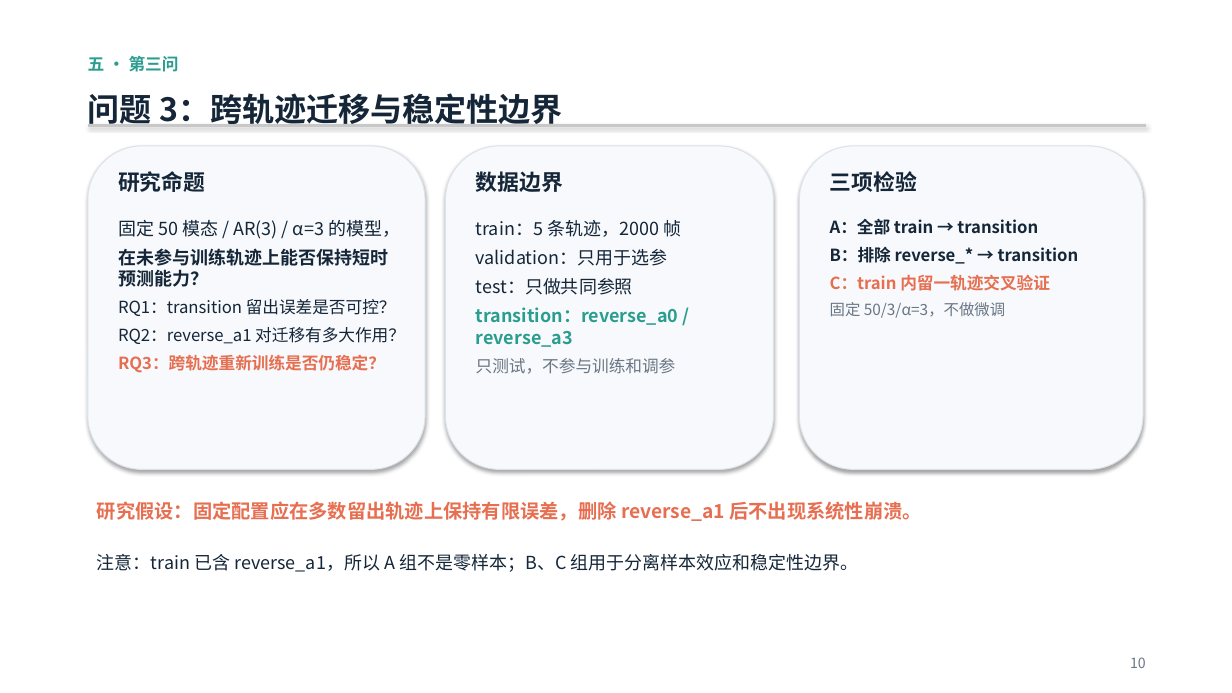
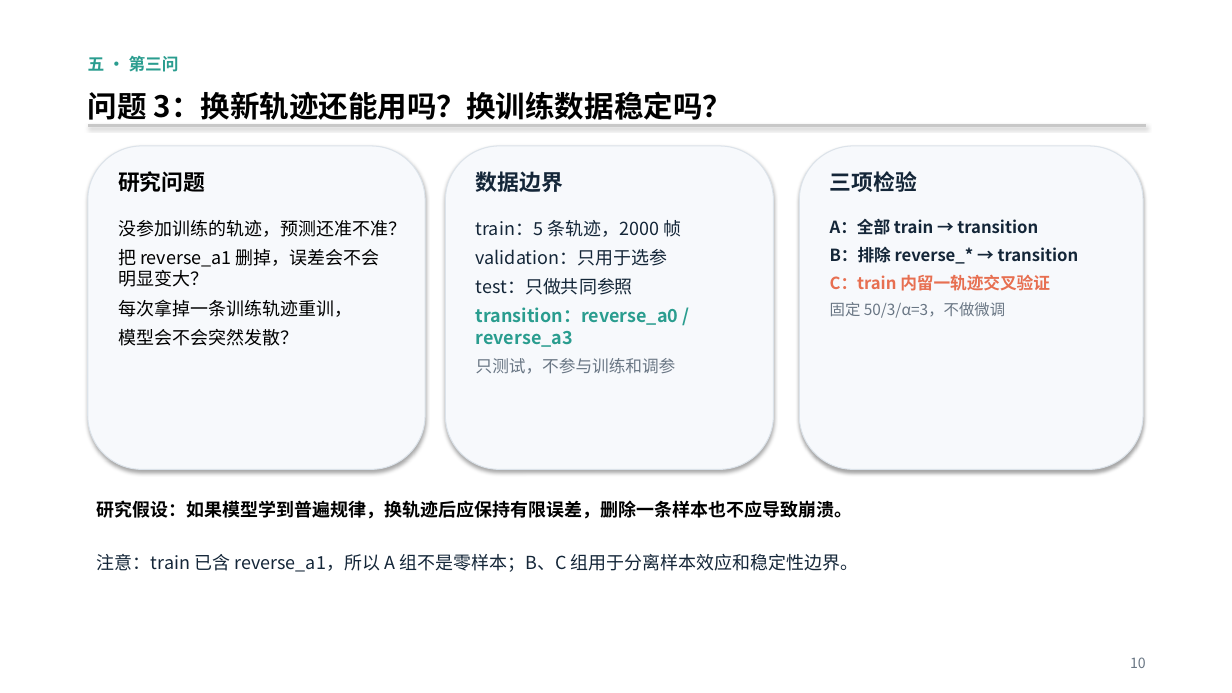
Before and after one commit to tuofeilun711/-A-, a slide deck: slide 10 of deliverables/A题_POD-AR_答辩汇报.pptx. Drawn at 1232x693 pixels with LibreOffice and Linux fonts; fonts in the diff are those of the drawing. Boxes give left, top, right and bottom in pixels: in the first picture for what was removed or moved away, otherwise in the second. Text is boxed around its words. In the diff, an @@ line names an element or a change of style, - is before the commit and + after.

```diff
--- a/deliverables/A题_POD-AR_答辩汇报.pptx
+++ b/deliverables/A题_POD-AR_答辩汇报.pptx
@@ text at <box>88,91,732,125</box>: text changed; size 25 to 23 pt; text colour #142638 to #000000 @@
-问题 3：跨轨迹迁移与稳定性边界
+问题 3：换新轨迹还能用吗？换训练数据稳定吗？
@@ text at <box>118,171,205,192</box>: text changed; text colour #142638 to #000000 @@
-研究命题
+研究问题
@@ text at <box>118,220,406,346</box>: text changed; size 13 to 14 pt; text colour #142638 to #000000 @@
-固定 50 模态 / AR(3) / α=3 的模型，
-在未参与训练轨迹上能否保持短时预测能力？
-RQ1：transition 留出误差是否可控？
-RQ2：reverse_a1 对迁移有多大作用？
-RQ3：跨轨迹重新训练是否仍稳定？
+没参加训练的轨迹，预测还准不准？
+把 reverse_a1 删掉，误差会不会明显变大？
+每次拿掉一条训练轨迹重训，
+模型会不会突然发散？
@@ text at <box>97,500,853,519</box>: text changed; size 15 to 14 pt; text colour #E76F51 to #000000 @@
-研究假设：固定配置应在多数留出轨迹上保持有限误差，删除 reverse_a1 后不出现系统性崩溃。
+研究假设：如果模型学到普遍规律，换轨迹后应保持有限误差，删除一条样本也不应导致崩溃。
```
Also in this commit, not shown: 3 other slides changed.
